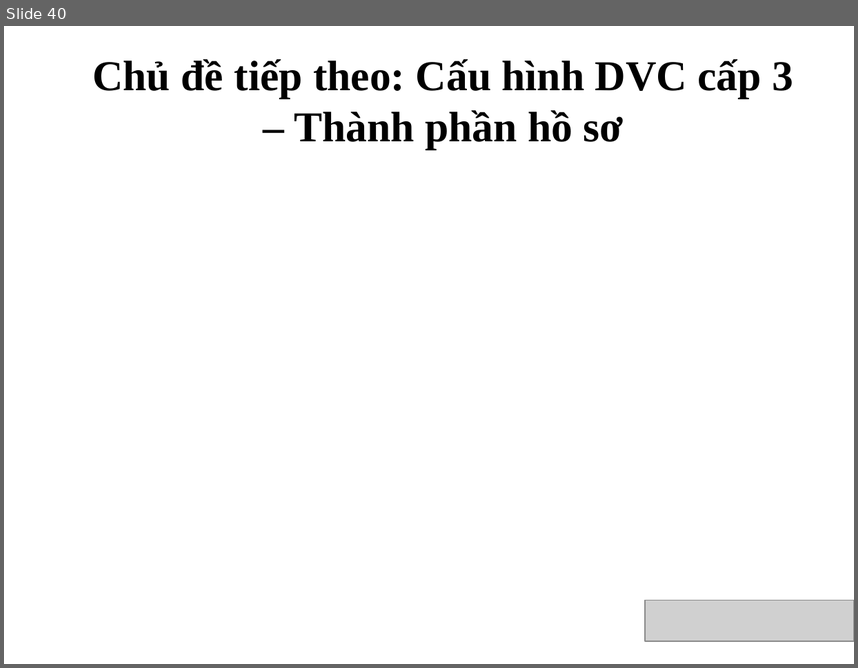
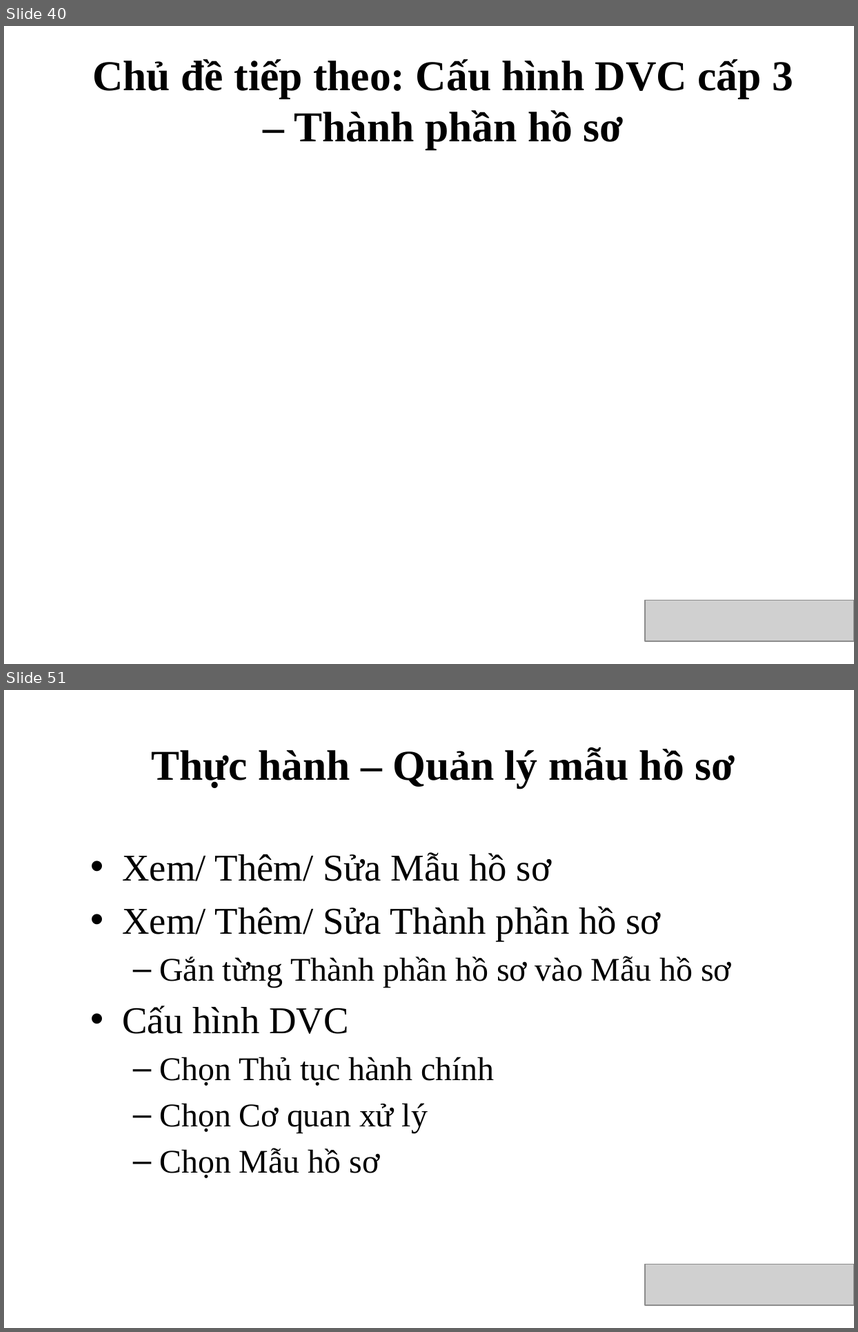
Before and after one commit to VietOpenCPS/training, a slide deck: 082016_Conference_OpenCPS_details.pptx. Shown one above the other, each under a label of ours: slide 40 before the commit, slides 40 and 51 after it; the slides between them are not shown. The pictures are 858x668 and 858x1332 pixels, drawn with LibreOffice and Linux fonts; fonts in the diff are those of the drawing; grey boxes stand for pictures; background and template pictures are left out. Boxes give left, top, right and bottom in pixels: in the first picture for what was removed or moved away, otherwise in the second. Text is boxed around its words. In the diff, an @@ line names an element or a change of style, - is before the commit and + after.

```diff
--- a/082016_Conference_OpenCPS_details.pptx
+++ b/082016_Conference_OpenCPS_details.pptx
@@ slide 51 added at [4, 690, 854, 1328], background picture (left out) @@
@@ text added at [151, 747, 735, 788], 36 pt, text #000000, bold @@
+Thực hành – Quản lý mẫu hồ sơ
@@ text added at [122, 852, 731, 1178], 28 pt, text #000000 @@
+• Xem/ Thêm/ Sửa Mẫu hồ sơ
+• Xem/ Thêm/ Sửa Thành phần hồ sơ
+  – Gắn từng Thành phần hồ sơ vào Mẫu hồ sơ
+• Cấu hình DVC
+  – Chọn Thủ tục hành chính
+  – Chọn Cơ quan xử lý
+  – Chọn Mẫu hồ sơ
@@ picture added at [645, 1264, 854, 1305] @@
```
Also in this commit, not shown: 20 other slides added.
